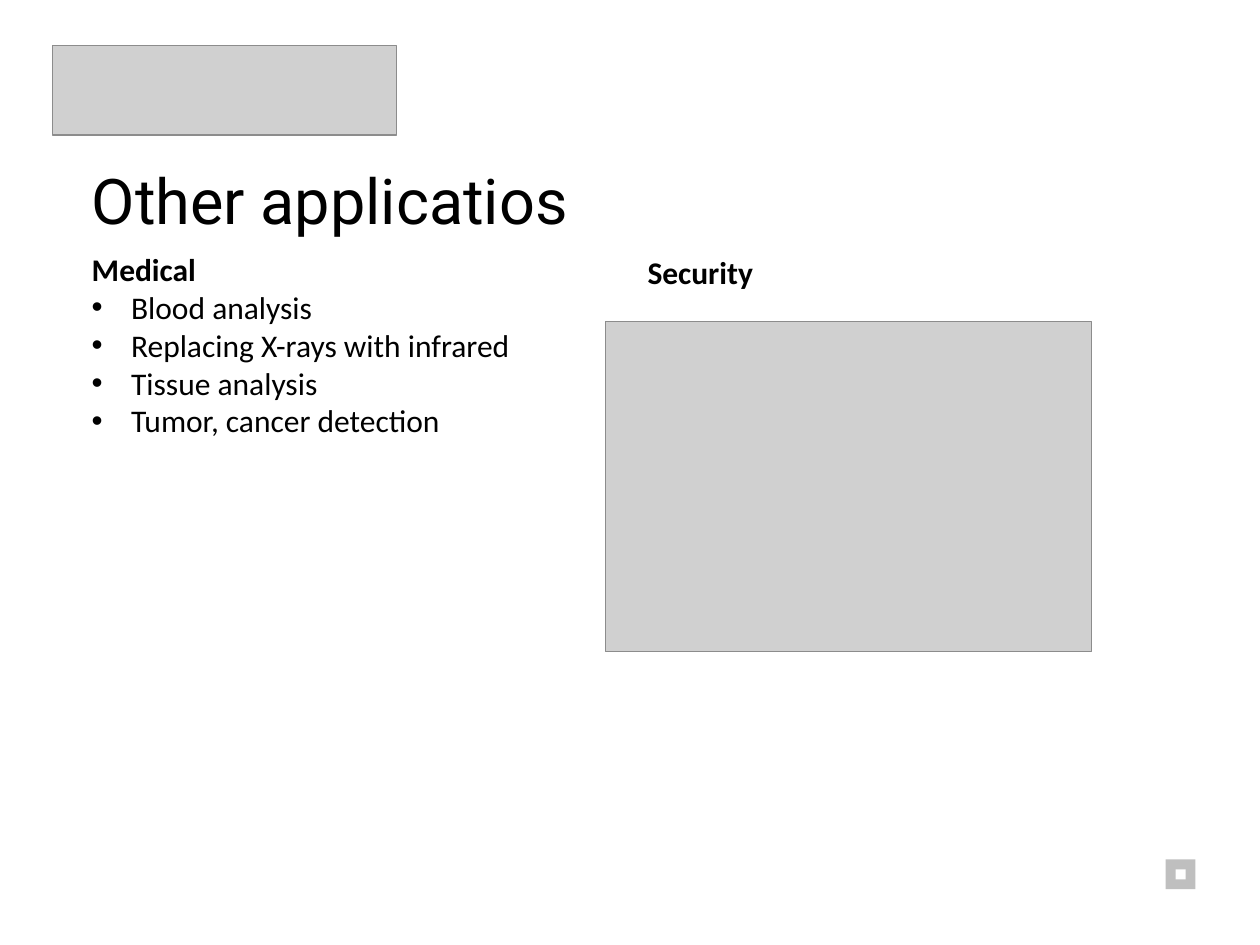
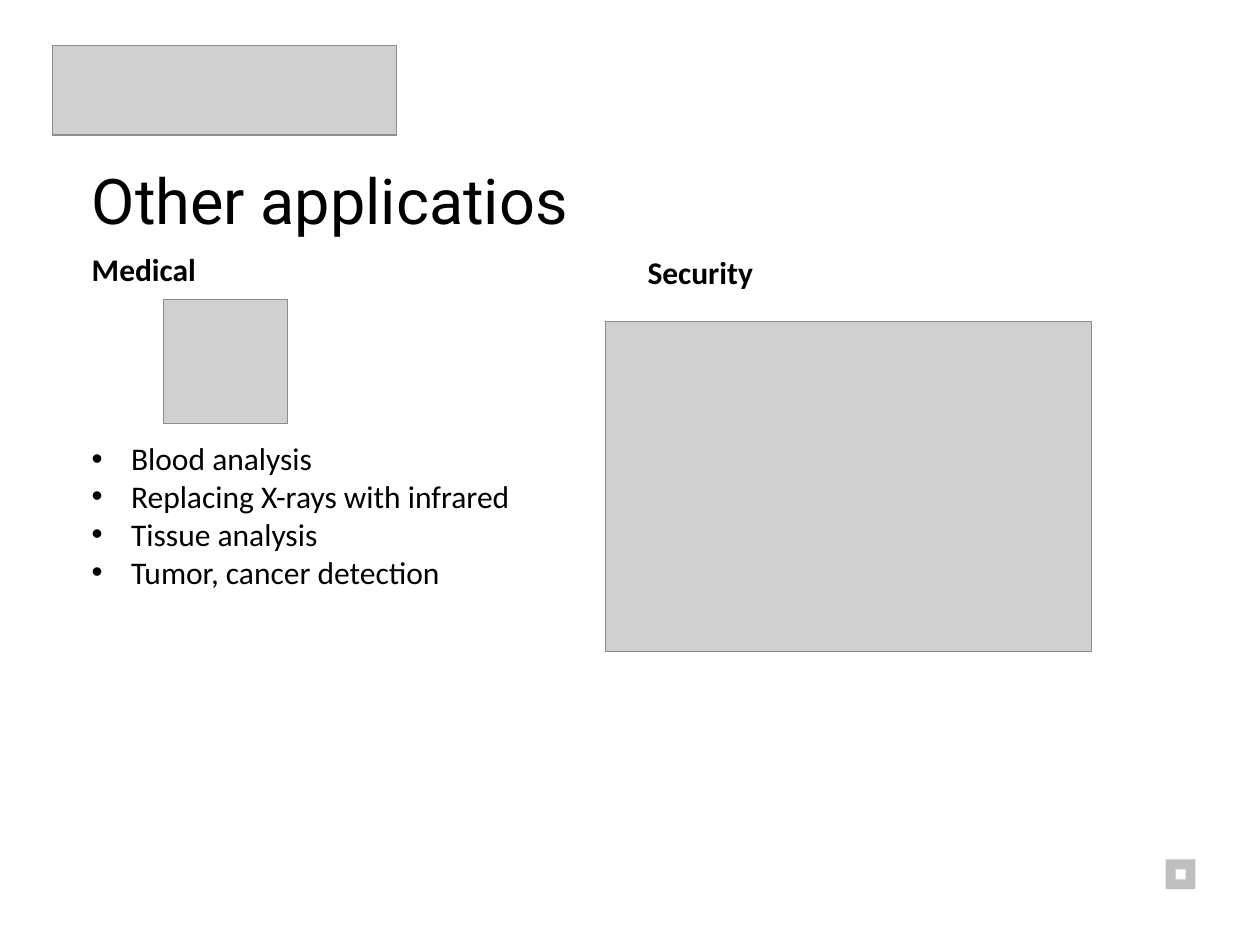
Before and after one commit to hszilard13/Infared-based-Image-processing-Zybo, a slide deck: slide 3 of Presentation/Presentation.pptx. Drawn at 1260x945 pixels with LibreOffice and Linux fonts; fonts in the diff are those of the drawing; grey boxes stand for pictures. Boxes give left, top, right and bottom in pixels: in the first picture for what was removed or moved away, otherwise in the second. Text is boxed around its words. In the diff, an @@ line names an element or a change of style, - is before the commit and + after.

```diff
--- a/Presentation/Presentation.pptx
+++ b/Presentation/Presentation.pptx
@@ text "Medical" rewrapped from bbox=[92, 259, 509, 436] to bbox=[92, 259, 509, 588] @@
@@ picture added at bbox=[164, 300, 287, 423] @@
```
Also in this commit, not shown: 5 other slides changed, 2 slides added.
